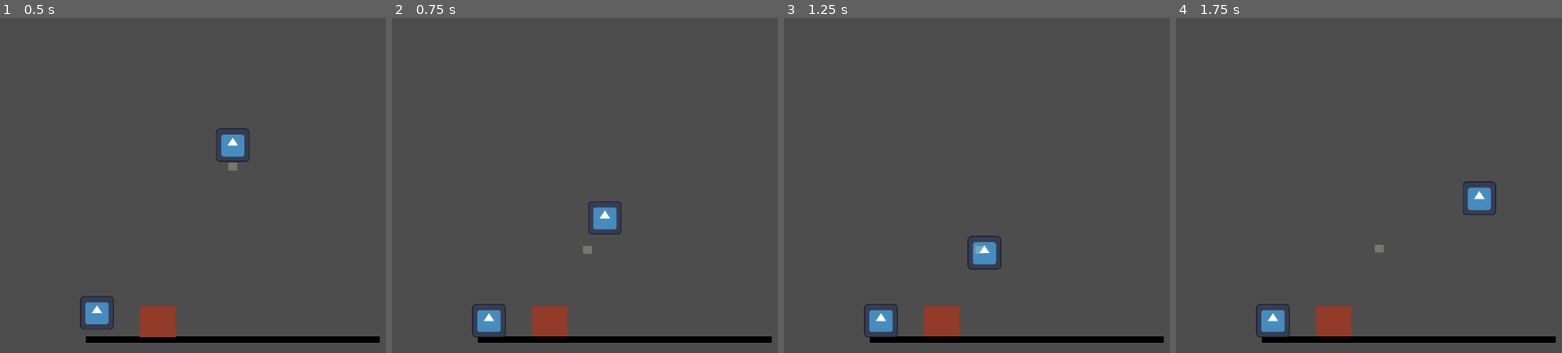
Above: before the commit, frames 1-4 (left to right).
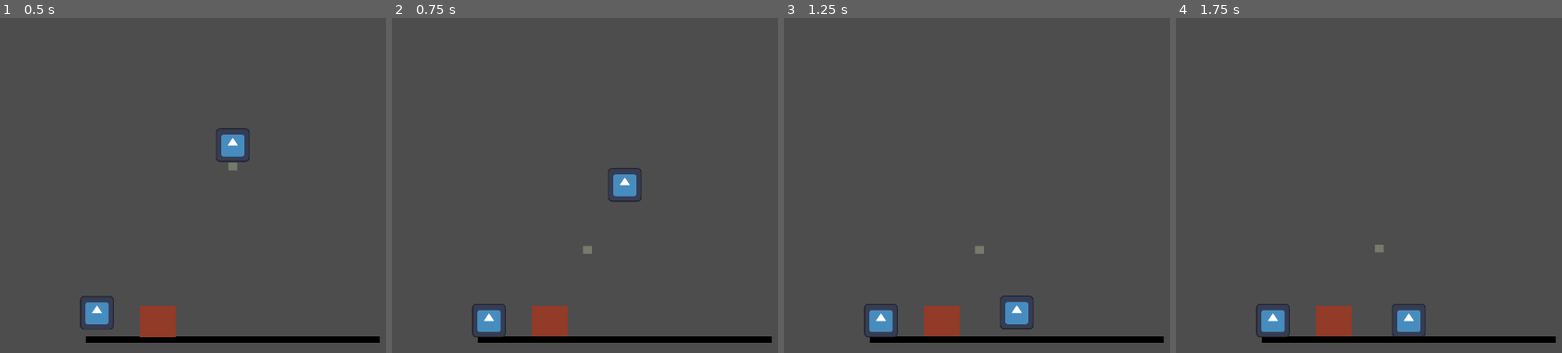
Above: after the commit, the same moments.

Repository: pradoh97/horde
Game: Godot game, scene res://level.tscn
The game is run twice, just before and just after one commit, with the same random seed, the same clock (stepped at 60 frames per second) and the same inputs. The engine's default icon, where the game draws it, is replaced by a stand-in: a white triangle on a blue panel in a dark square.
Inputs (mouse positions are in pixels of both pictures, inside the frame that each line leads up to):
- Up to frame 1 (0.5 s): no input
- Up to frame 2 (0.75 s): move the mouse to (588, 249) at 0.52 s; press the mouse at (588, 249) at 0.53 s
- Up to frame 3 (1.25 s): no input
- Up to frame 4 (1.75 s): release the mouse at (1372, 249) at 1.25 s; drag from (outside the picture) to (1380, 249) at 1.27 s

Frame 1 is identical in both runs. In frame 2, 1.1% of the frame differs, in the area x 50-65%, y 44-65%; in frame 3, 1.1%; in frame 4, 1.1%.
Error after the commit: Cannot call method 'reparent' on a null value. (res://experimental/army_leader/army.gd:23)

Commit message:
Make camera follow leader

Diff:
--- a/experimental/army_leader/army.gd
+++ b/experimental/army_leader/army.gd
@@ -6,20 +6,24 @@
 @export var acceleration: float = 100.0
 @export var deceleration_factor: float = 0.025
 @export var full_stop_speed: float = 40
+@export var max_speed_left_behind: = 1000
 
 var following_orders: bool = false
 var last_mouse_direction: Vector2 = Vector2.ZERO
 var chase: bool = true
 var leader: MinionExperimental = null
 var minions: Array[MinionExperimental] = []
+var camera: Camera2D = null
 
 # Called when the node enters the scene tree for the first time.
 func _ready():
 	leader = (get_child(0) as MinionExperimental)
 	leader.is_leading = true
-
+	camera = $Camera2D
+	camera.reparent(leader)
 	for minion in get_children():
-		minions.append(minion)
+		if minion is MinionExperimental:
+			minions.append(minion)
 
 	for minion in minions:
 		minion.army = self
@@ -30,8 +34,9 @@
 			minion.acceleration = acceleration
 			minion.deceleration_factor = deceleration_factor
 			minion.full_stop_speed = full_stop_speed
+			minion.max_speed_left_behind = max_speed_left_behind
 
-func _physics_process(delta):
+func _physics_process(_delta):
 	if Input.is_action_just_pressed("mouse_click"):
 		command_minions()
 	if Input.is_action_pressed("mouse_click") and chase:
@@ -63,8 +68,10 @@
 		new_minion.max_speed = max_speed
 		new_minion.deceleration_factor = deceleration_factor
 		new_minion.full_stop_speed = full_stop_speed
+		new_minion.max_speed_left_behind = max_speed_left_behind
 
-func _on_mouse_body_entered(body):
+
+func _on_mouse_body_entered(_body):
 	halt_minions()
 
 func _on_mouse_body_exited(body):
